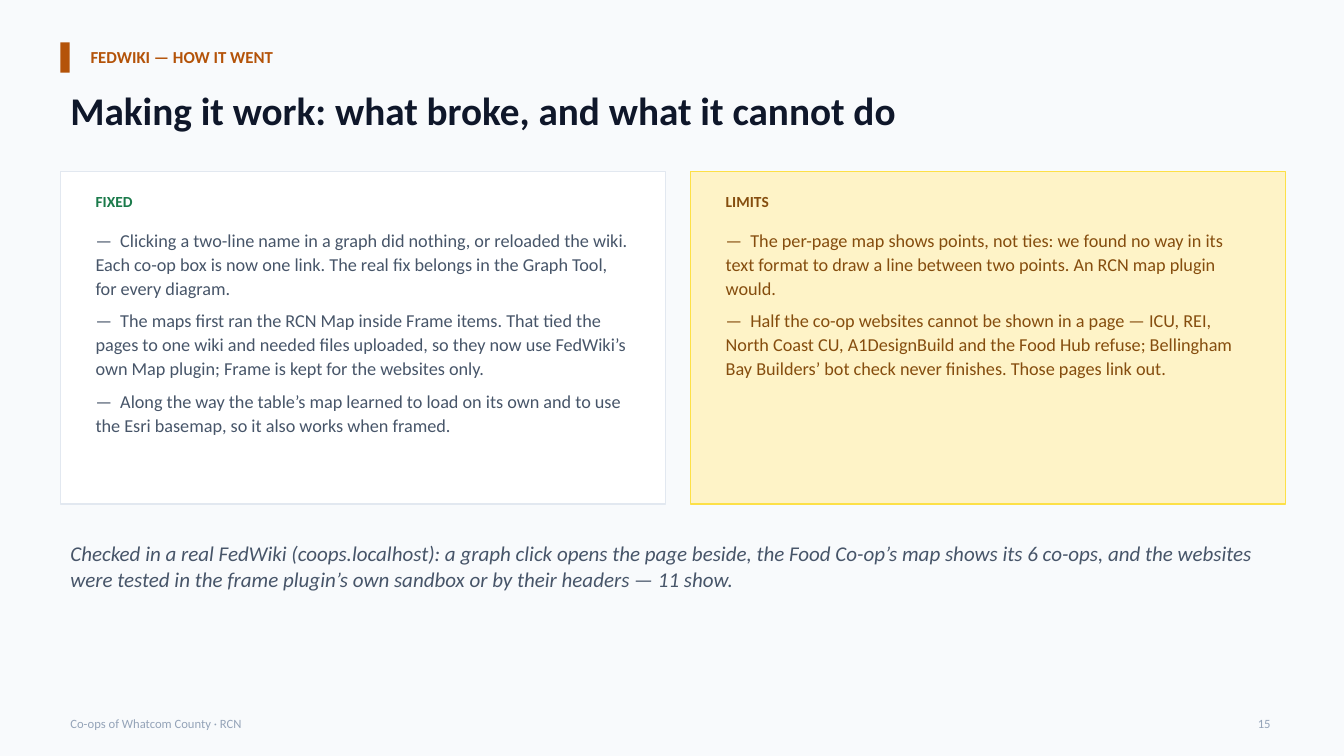
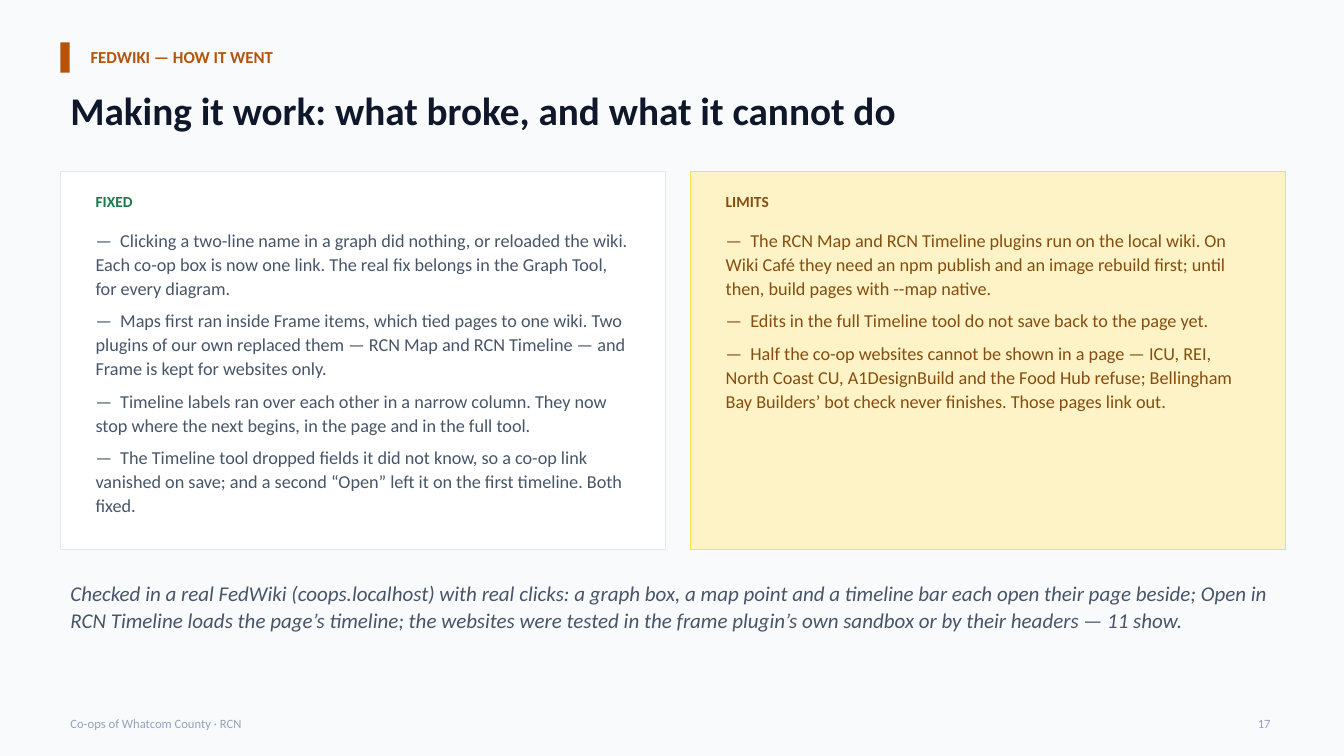
Before and after one commit to marpie1/rcn, a slide deck: slide 17 of docs/whatcom-coops-four-lenses.pptx (slide 15 before the commit). Drawn at 1344x756 pixels with LibreOffice and Linux fonts; fonts in the diff are those of the drawing. Boxes give left, top, right and bottom in pixels: in the first picture for what was removed or moved away, otherwise in the second. Text is boxed around its words. In the diff, an @@ line names an element or a change of style, - is before the commit and + after.

```diff
--- a/docs/whatcom-coops-four-lenses.pptx
+++ b/docs/whatcom-coops-four-lenses.pptx
@@ rectangle: place and size @@
-rectangle at <box>60,171,665,504</box>
+rectangle at <box>60,171,665,549</box>
@@ rectangle: place and size @@
-rectangle at <box>691,171,1286,504</box>
+rectangle at <box>691,171,1286,549</box>
@@ text at <box>726,234,1226,330</box>: text changed @@
-— The per-page map shows points, not ties: we found no way in its text format to draw a line between two points. An RCN map plugin would.
+— The RCN Map and RCN Timeline plugins run on the local wiki. On Wiki Café they need an npm publish and an image rebuild first; until then, build pages with --map native.
+— Edits in the full Timeline tool do not save back to the page yet.
@@ text at <box>96,314,625,491</box>: text changed @@
-— The maps first ran the RCN Map inside Frame items. That tied the pages to one wiki and needed files uploaded, so they now use FedWiki’s own Map plugin; Frame is kept for the websites only.
-— Along the way the table’s map learned to load on its own and to use the Esri basemap, so it also works when framed.
+— Maps first ran inside Frame items, which tied pages to one wiki. Two plugins of our own replaced them — RCN Map and RCN Timeline — and Frame is kept for websites only.
+— Timeline labels ran over each other in a narrow column. They now stop where the next begins, in the page and in the full tool.
+— The Timeline tool dropped fields it did not know, so a co-op link vanished on save; and a second “Open” left it on the first timeline. Both fixed.
@@ text at <box>70,586,1267,632</box>: text changed @@
-Checked in a real FedWiki (coops.localhost): a graph click opens the page beside, the Food Co-op’s map shows its 6 co-ops, and the websites were tested in the frame plugin’s own sandbox or by their headers — 11 show.
+Checked in a real FedWiki (coops.localhost) with real clicks: a graph box, a map point and a timeline bar each open their page beside; Open in RCN Timeline loads the page’s timeline; the websites were tested in the frame plugin’s own sandbox or by their headers — 11 show.
@@ text at <box>1258,720,1271,728</box>: text changed @@
-15
+17
```
Also in this commit, not shown: 5 other slides changed, 2 slides added, 11 other files.
